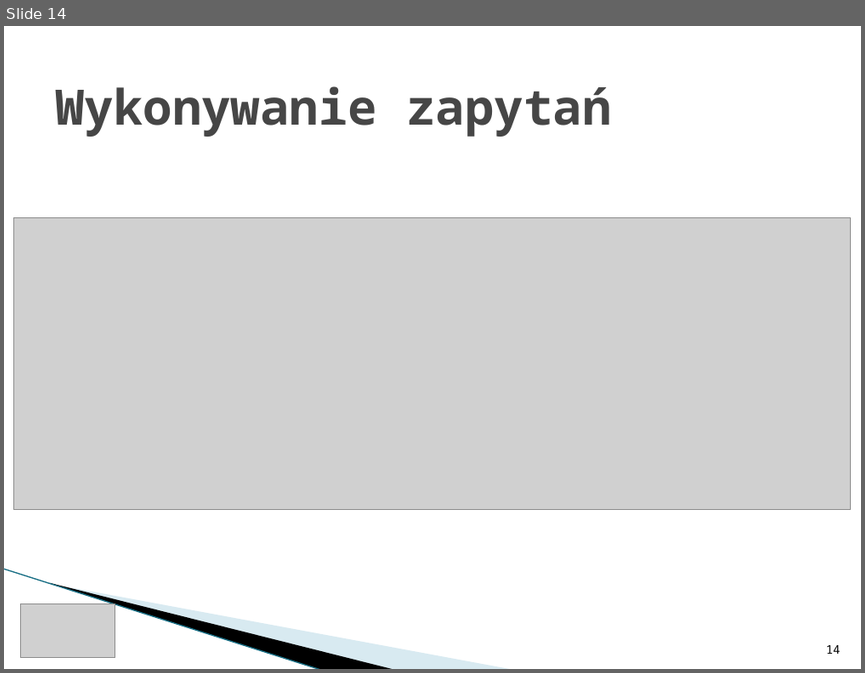
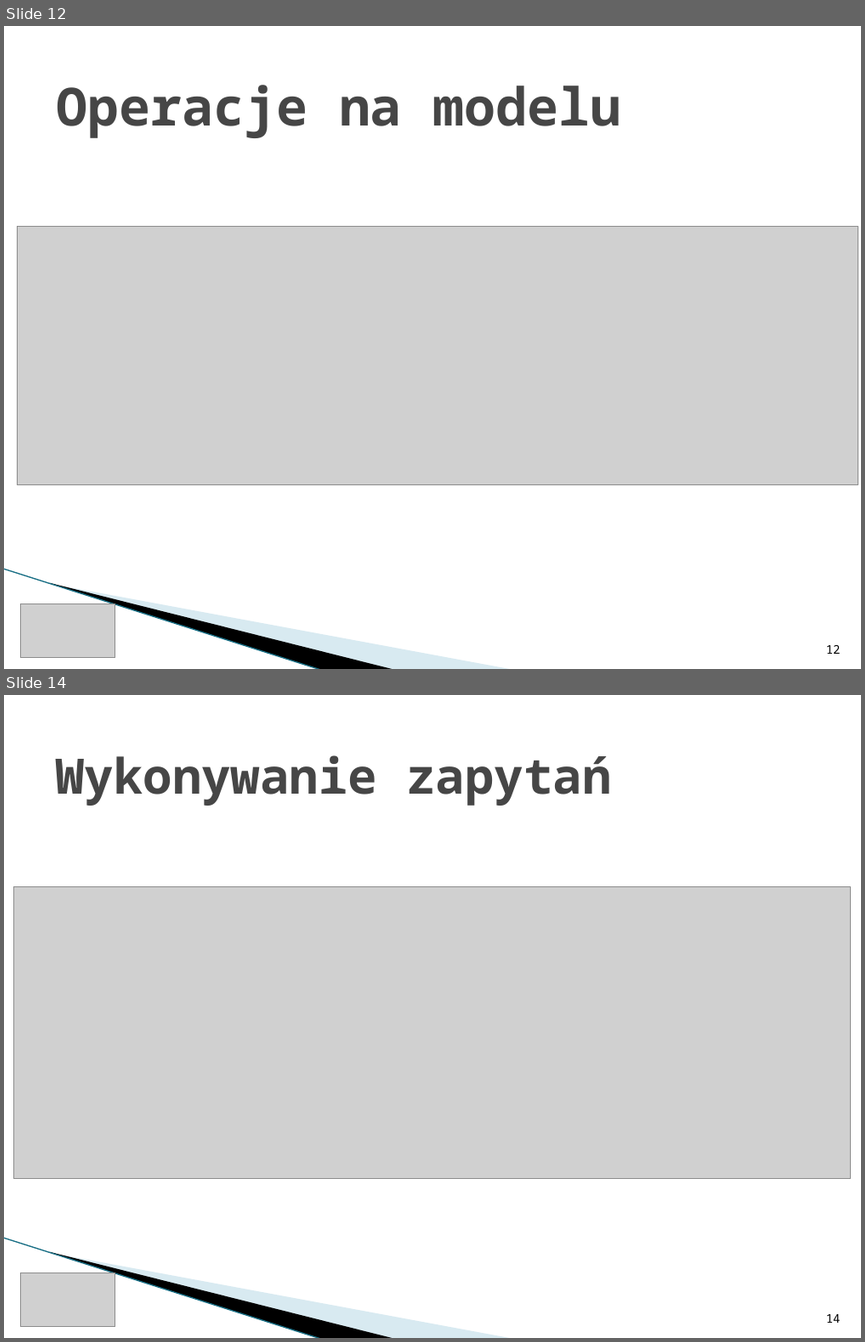
Before and after one commit to rwoszczyk/Training, a slide deck: ItKrd_EF.pptx. Shown one above the other, each under a label of ours: slide 14 before the commit, slides 12 and 14 after it; the slides between them are not shown. The pictures are 865x673 and 865x1342 pixels, drawn with LibreOffice and Linux fonts; fonts in the diff are those of the drawing; grey boxes stand for pictures; background and template pictures are left out. Boxes give left, top, right and bottom in pixels: in the first picture for what was removed or moved away, otherwise in the second. Text is boxed around its words. In the diff, an @@ line names an element or a change of style, - is before the commit and + after.

```diff
--- a/ItKrd_EF.pptx
+++ b/ItKrd_EF.pptx
@@ slide 12 added at <box>4,26,861,669</box>, background #FFFFFF; not listed: 3 template elements that a slide beside it also shows @@
@@ text added at <box>56,85,622,138</box>, 44 pt, text #464646, bold @@
+Operacje na modelu
@@ picture added at <box>18,226,857,484</box> @@
@@ picture added at <box>21,603,115,658</box> @@
@@ page number added at <box>826,645,840,653</box>, 10 pt, text #000000 @@
+12
```
Also in this commit, not shown: 13 slides changed, 4 other slides added, 2 slides removed, 13 other files.
